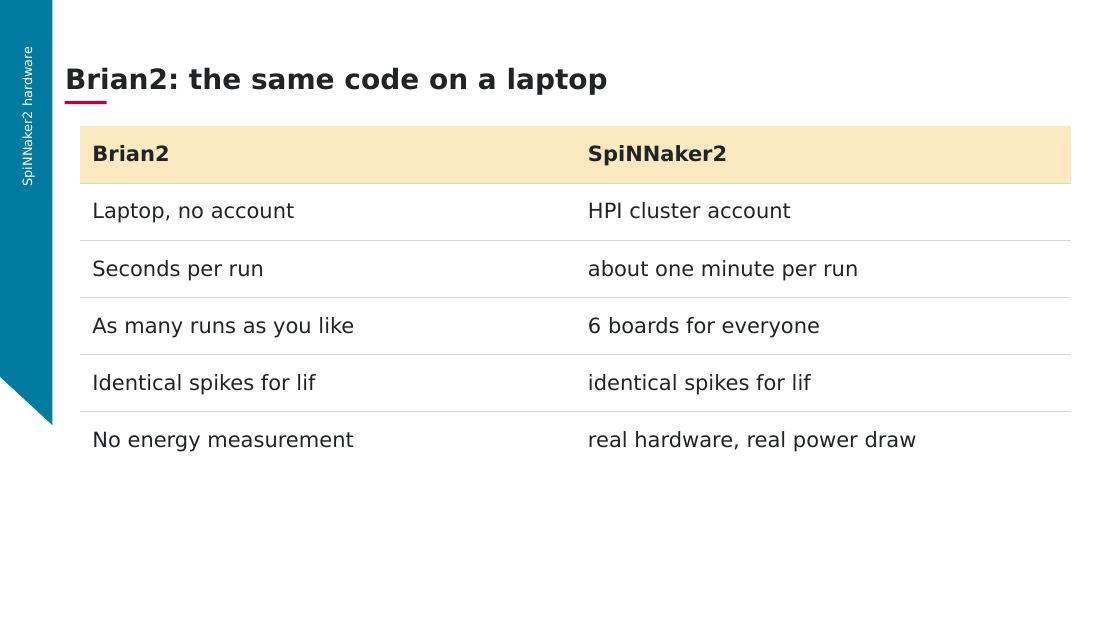
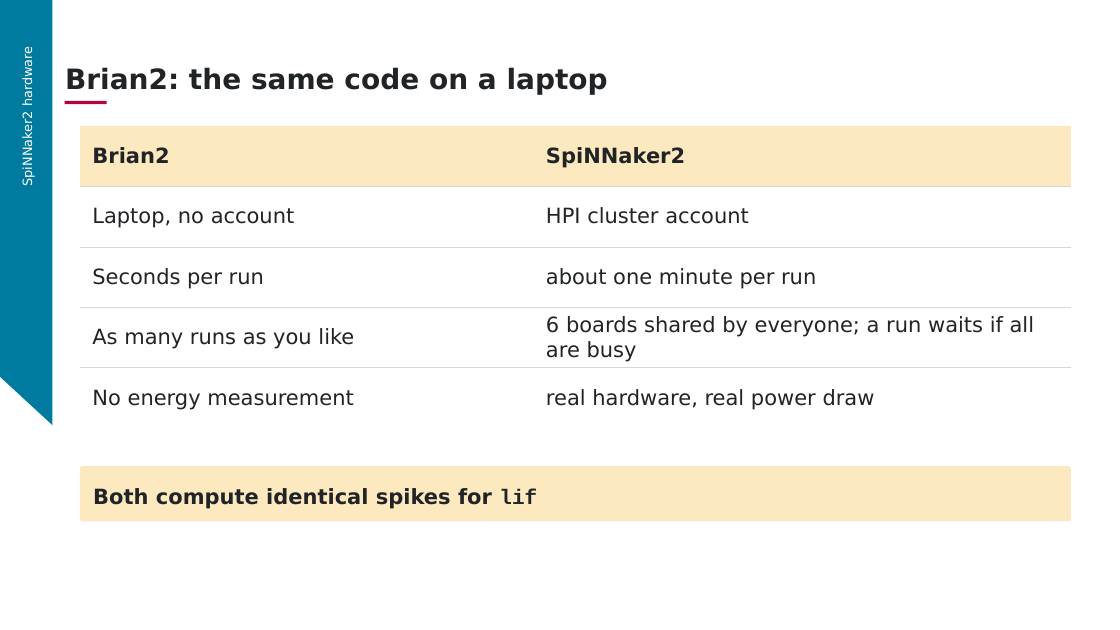
Before and after one commit to aihpi/workshop-spinnaker2, a slide deck: slide 25 of 02_workshop_design/slides/part1.pptx (slide 27 before the commit). Drawn at 1120x630 pixels with LibreOffice and Linux fonts; fonts in the diff are those of the drawing; background and template pictures are left out. Boxes give left, top, right and bottom in pixels: in the first picture for what was removed or moved away, otherwise in the second. Text is boxed around its words. In the diff, an @@ line names an element or a change of style, - is before the commit and + after.

```diff
--- a/02_workshop_design/slides/part1.pptx
+++ b/02_workshop_design/slides/part1.pptx
@@ table at box(80, 126, 1071, 429) @@
-row 4: As many runs as you like | 6 boards for everyone
-row 5: Identical spikes for lif | identical spikes for lif
+row 4: As many runs as you like | 6 boards shared by everyone; a run waits if all are busy
@@ rounded rectangle added at box(80, 466, 1071, 522), fill #FDE9BF @@
@@ text added at box(93, 488, 537, 509), 18 pt, text #212427, bold @@
+Both compute identical spikes for lif
```
Also in this commit, not shown: 15 other slides changed, 10 other files.
